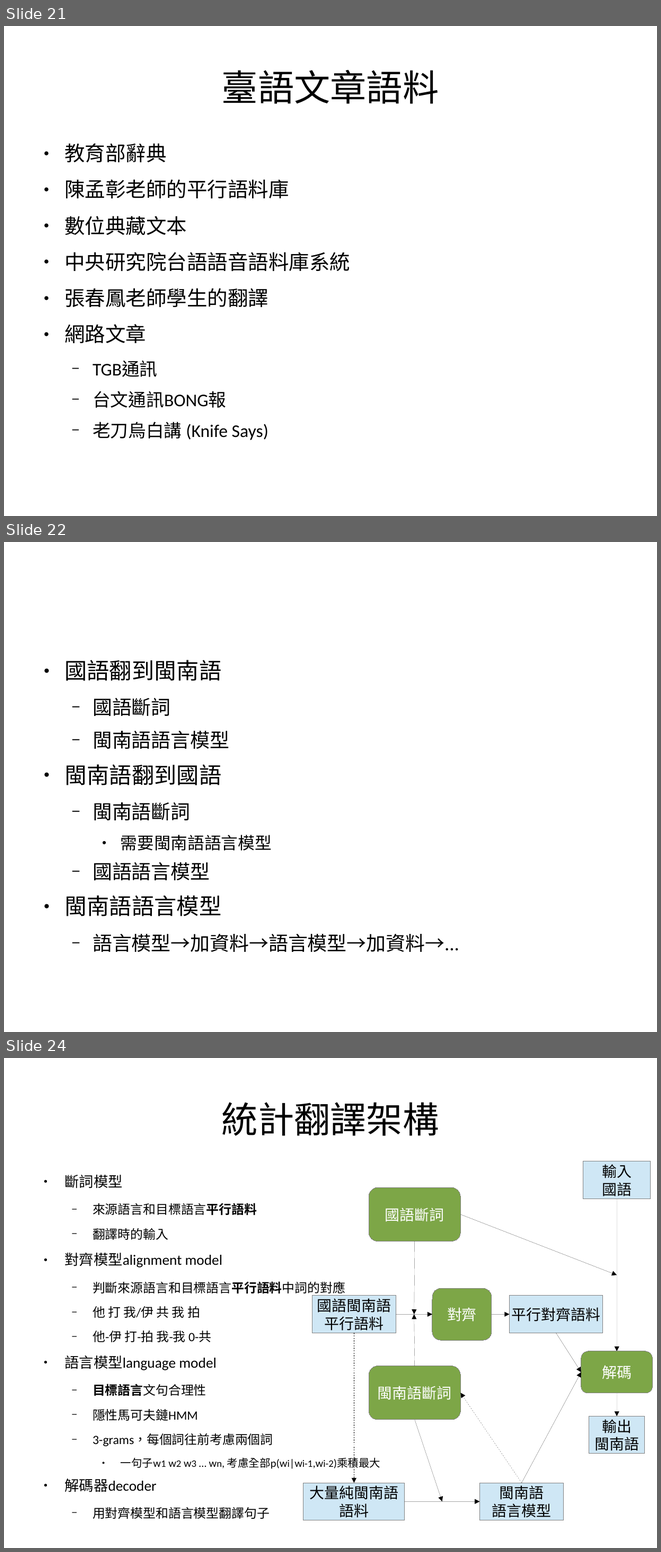
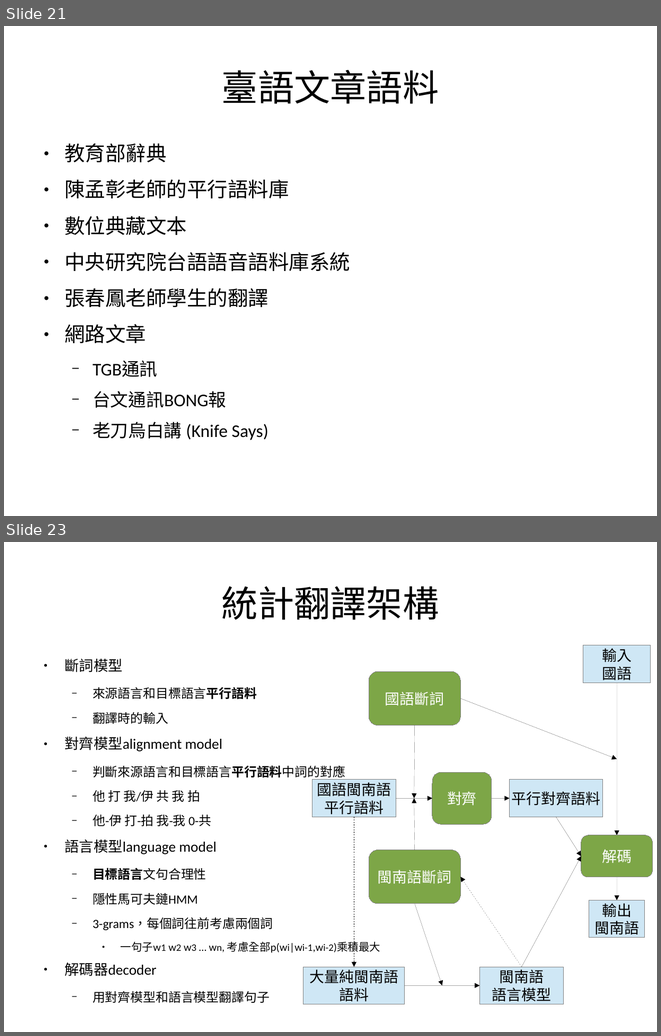
Before and after one commit to sih4sing5hong5/po3-ko3_tau5-iann2-phinn3, a slide deck: 翻譯報告.odp. Shown one above the other, each under a label of ours: slides 21, 22 and 24 before the commit, slides 21 and 23 after it; the slides between them are not shown. The pictures are 661x1552 and 661x1036 pixels, drawn with LibreOffice and Linux fonts; fonts in the diff are those of the drawing. Boxes give left, top, right and bottom in pixels: in the first picture for what was removed or moved away, otherwise in the second. Text is boxed around its words. In the diff, an @@ line names an element or a change of style, - is before the commit and + after.

Commit message:
加匯入華臺的資料 丞宏

```diff
--- a/翻譯報告.odp
+++ b/翻譯報告.odp
@@ slide 22 removed at (4,542,657,1032), background #FFFFFF @@
@@ text removed at (64,660,459,952) @@
-● 國語翻到閩南語
-  − 國語斷詞
-  − 閩南語語言模型
-● 閩南語翻到國語
-  − 閩南語斷詞
-    ● 需要閩南語語言模型
-  − 國語語言模型
-● 閩南語語言模型
-  − 語言模型→加資料→語言模型→加資料→...
@@ what was slide 24 is now slide 23 @@
```
Also in this commit, not shown: 2 slides changed, 3 slides added, 1 other slide removed.
